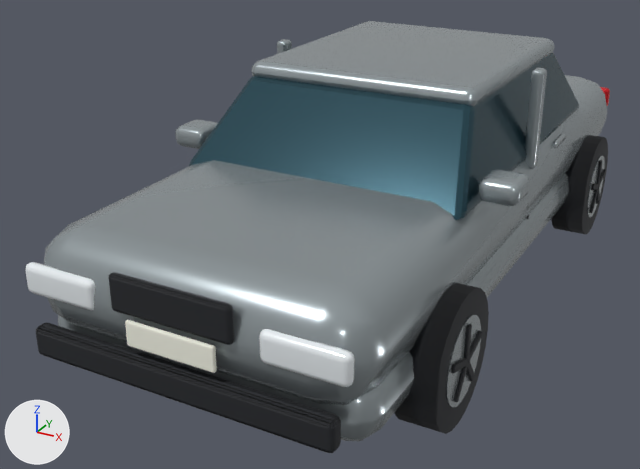
What one commit did to the glTF model public/assets/models/sedan.glb.
One viewpoint serves both versions: a 50 mm lens placed at (2.19, -4.93, 2.65), pointed at (-0.32, -0.36, 0.37). The lights are fixed; the arrows at lower left show +X, +Y and +Z. The picture after the commit comes second. Where no turn or scale is listed for an object, it has been applied to the vertices. Vertices at exactly the same position are counted once.

Objects in the first picture: 'Alloy', 'BodyPaint', 'Glass', 'Headlights', 'Road paint', 'Rubber', 'Tail lamps'.
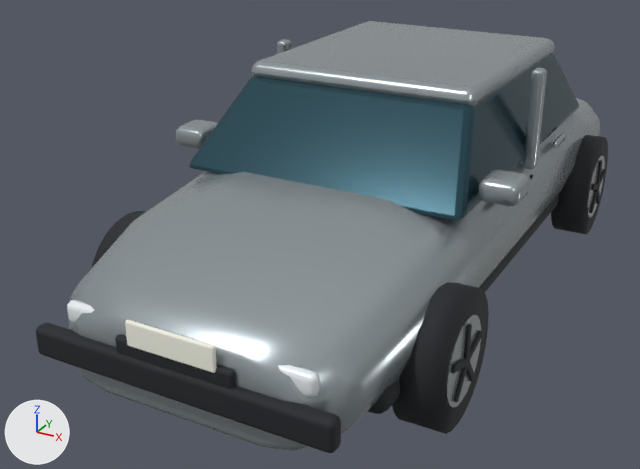
Where the newer file only moved an object's origin or applied its transform, the numbers keep the older frame.

What differs and where, as boxes [x1, y1, x2, y2] in the pictures (640 x 469 px; the box of a moved part takes in the faces that stretch with it):
'BodyPaint', reshaped
    before: [44, 21, 607, 441]
    after: [69, 21, 600, 451]
'Headlights', reshaped, moved (23% narrower, 21% shorter)
    before: [25, 262, 355, 387]
    after: [67, 300, 320, 398]
'Tail lamps', moved (not visible afterwards)
    before: [600, 87, 610, 106]
part 1 of me_cube_047, rebuilt (mostly hidden before)
    before: [58, 173, 569, 441]
    after: [69, 98, 600, 451]
part 2 of me_cube_047, deleted
    before: [44, 75, 607, 405]
part 3 of me_unit_cube_rubber, moved or reshaped
    before: [109, 272, 234, 345]
    after: [115, 335, 236, 389]
part 4 of me_unit_cube_rubber, added (mostly hidden)
    after: [368, 195, 559, 414]
part 5 of me_cube_058, moved or reshaped
    before: [25, 262, 95, 310]
    after: [67, 300, 94, 323]
part 6 of me_cube_058, moved or reshaped
    before: [259, 329, 355, 387]
    after: [278, 365, 320, 398]

The edits, one by one:
me_cube_047 is used by ob_bodypaint; location (0.0, 0.0, 0.43).
me_cube_047 had 662 vertices, 1296 faces and spanned x -1.07..1.07, y -2.28..2.28, z -0.17..1.04.
me_cube_047 now has 878 vertices, 1732 faces and spans x -1.07..1.07, y -2.28..2.28, z -0.2..1.04.
me_cube_047 part 1: the loose piece of 96 vertices spanning x -0.91..0.91, y -2.17..2.17, z -0.17..0.17 is rebuilt with 408 vertices and now spans x -0.91..0.91, y -2.28..2.28, z -0.2..0.57.
me_cube_047 part 2: the loose piece of 96 vertices spanning x -0.91..0.91, y -2.28..2.28, z 0.02..0.57 is deleted.
me_unit_cube_rubber is used by ob_rubber; location (-0.865, 0.13, 0.66).
me_unit_cube_rubber had 2088 vertices, 4060 faces and spanned x -0.18..1.91, y -2.46..2.2, z -0.65..0.26.
me_unit_cube_rubber now has 2204 vertices, 4288 faces and spans x -0.18..1.91, y -2.46..2.19, z -0.65..0.16.
me_unit_cube_rubber part 3: the loose piece of 80 vertices spanning x 0.54..1.19, y -2.44..-2.39, z 0.07..0.26 is scaled about its middle by (1, 1, 0.577), then moved by (0.0, 0.0, -0.28).
me_unit_cube_rubber part 4: a new loose piece of 96 vertices spanning x 0.02..1.71, y -2.02..1.76, z -0.38..-0.22, in mat_rubber (black #1e2126).
Other edits to the shape of me_unit_cube_rubber do not show in these pictures.
me_cube_058 is used by ob_headlights; location (-0.655, -2.255, 0.76).
me_cube_058 had 192 vertices, 376 faces and spanned x -0.22..1.53, y -0.04..0.04, z -0.08..0.08.
me_cube_058 now has 192 vertices, 376 faces and spans x -0.17..1.19, y -0.04..0.04, z -0.06..0.06.
me_cube_058 part 5: the loose piece of 96 vertices spanning x -0.22..0.22, y -0.04..0.04, z -0.08..0.08 is scaled about its middle by (0.797, 1, 0.685).
me_cube_058 part 6: the loose piece of 96 vertices spanning x 1.1..1.53, y -0.04..0.04, z -0.08..0.08 is scaled about its middle by (0.797, 1, 0.685), then moved by (-0.29, 0.0, 0.0).
Object 'Headlights' (ob_headlights) moves from (-0.655, -2.255, 0.76) to (-0.51, -2.202, 0.6).
Object 'Tail lamps' (ob_tail_lamps) moves from (-0.655, 2.255, 0.8) to (-0.51, 2.139, 0.69).
